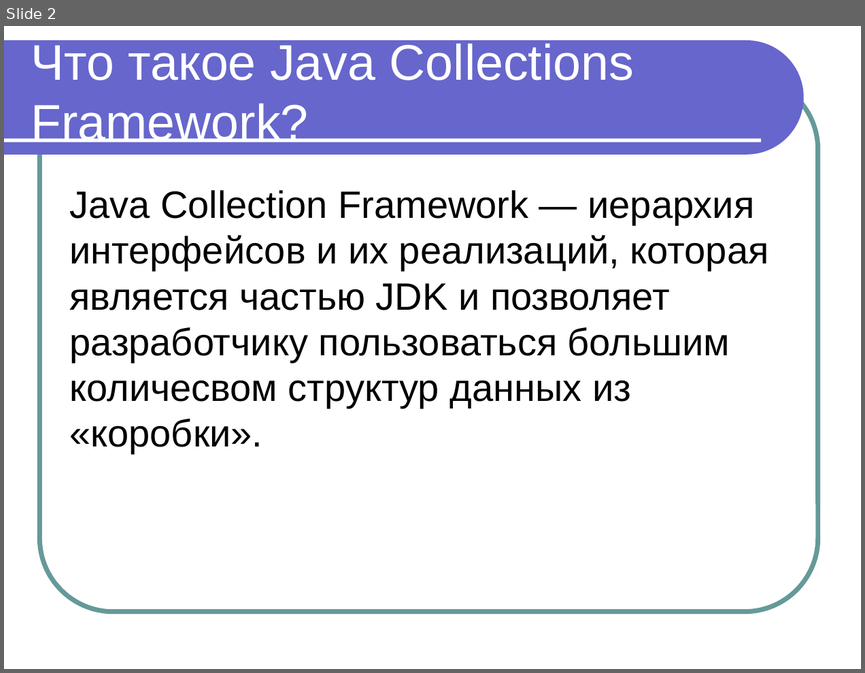
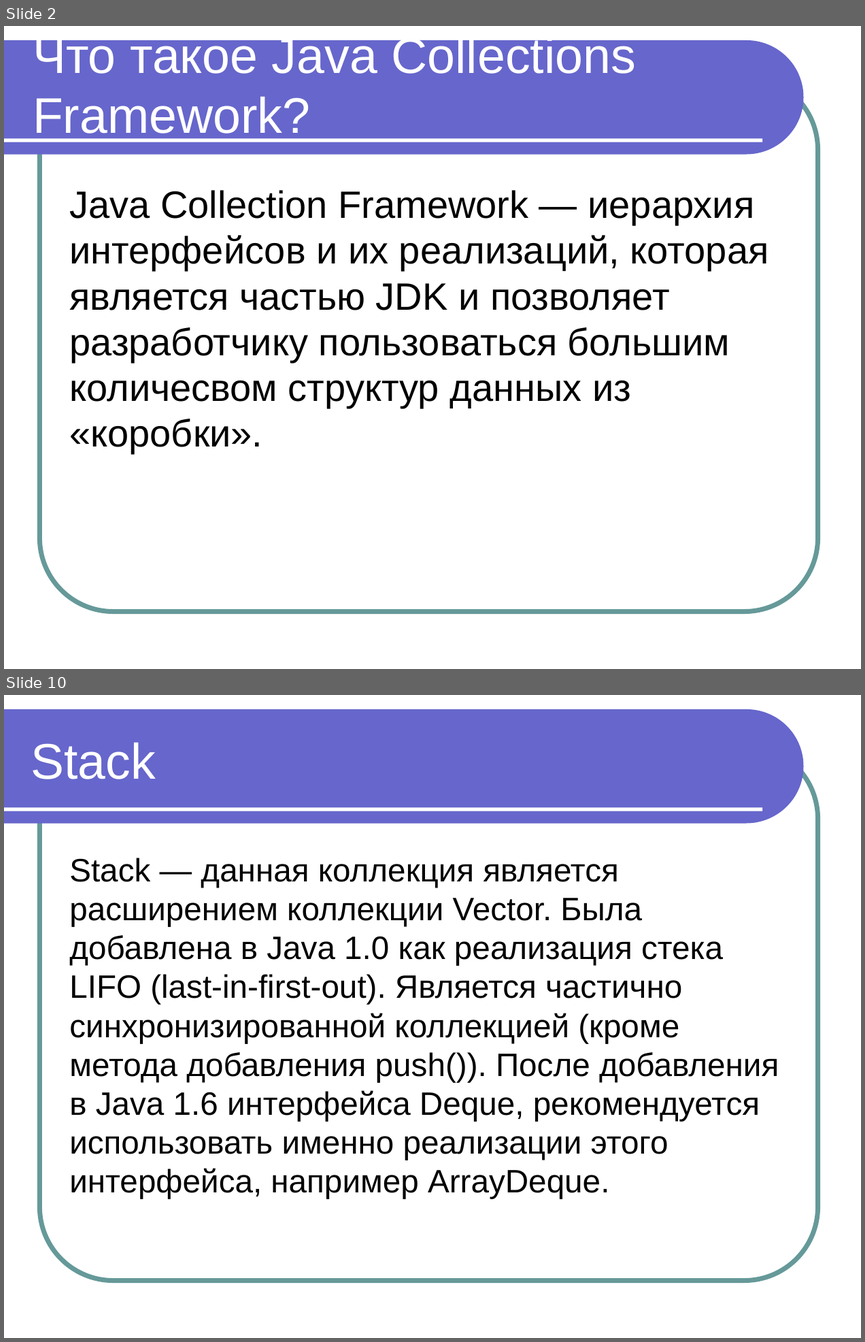
Before and after one commit to maxchv/JavaLessons, a slide deck: Lesson10/JavaCollections.ppt. Shown one above the other, each under a label of ours: slide 2 before the commit, slides 2 and 10 after it; the slides between them are not shown. The pictures are 865x673 and 865x1342 pixels, drawn with LibreOffice and Linux fonts; fonts in the diff are those of the drawing. Boxes give left, top, right and bottom in pixels: in the first picture for what was removed or moved away, otherwise in the second. Text is boxed around its words. In the diff, an @@ line names an element or a change of style, - is before the commit and + after.

Commit message:
Добавлена презентация Коллекции

```diff
--- a/Lesson10/JavaCollections.ppt
+++ b/Lesson10/JavaCollections.ppt
@@ slide 10 added at [4, 695, 861, 1338], background #FFFFFF; not listed: 3 template elements that a slide beside it also shows @@
@@ title added at [31, 742, 156, 779], 42 pt, text #FFFFFF @@
+Stack
@@ text added at [69, 858, 779, 1199], 27.2 pt, text #000000 @@
+Stack — данная коллекция является расширением коллекции Vector. Была добавлена в Java 1.0 как реализация стека LIFO (last-in-first-out). Является частично синхронизированной коллекцией (кроме метода добавления push()). После добавления в Java 1.6 интерфейса Deque, рекомендуется использовать именно реализации этого интерфейса, например ArrayDeque.
@@ slide 2 changed as well @@
@@ text "Что такое Java Collections Framework?" rewrapped from [31, 43, 634, 142] to [33, 33, 636, 142] @@
```
Also in this commit, not shown: 40 other slides added.
